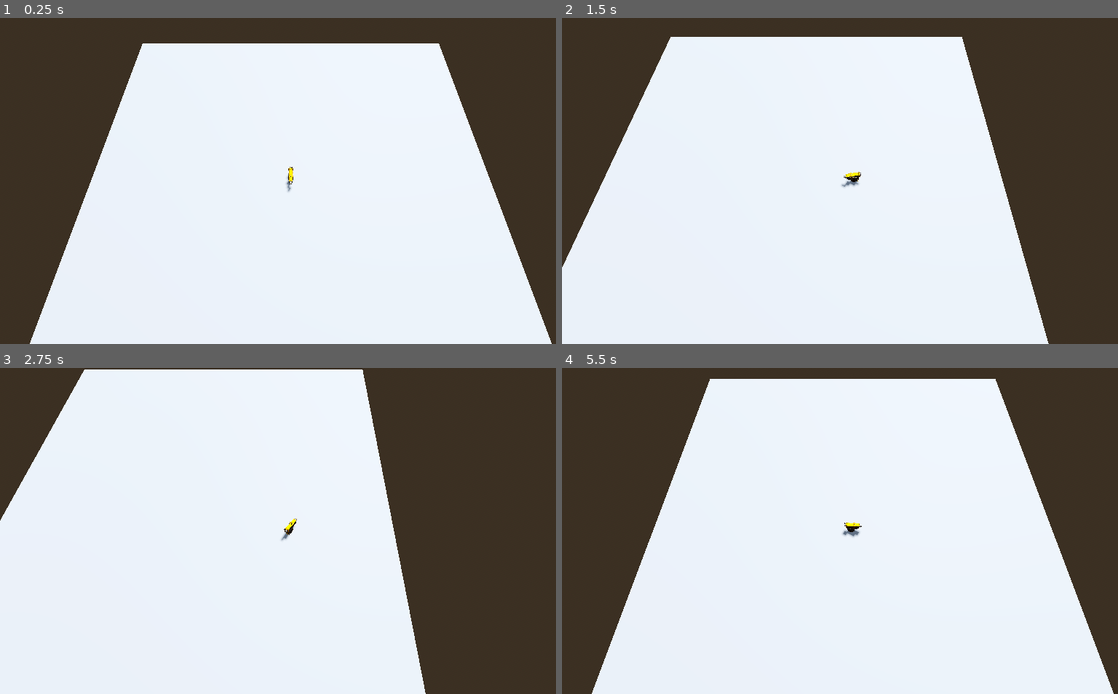
Above: before the commit, frames 1-4 (two rows, left to right).
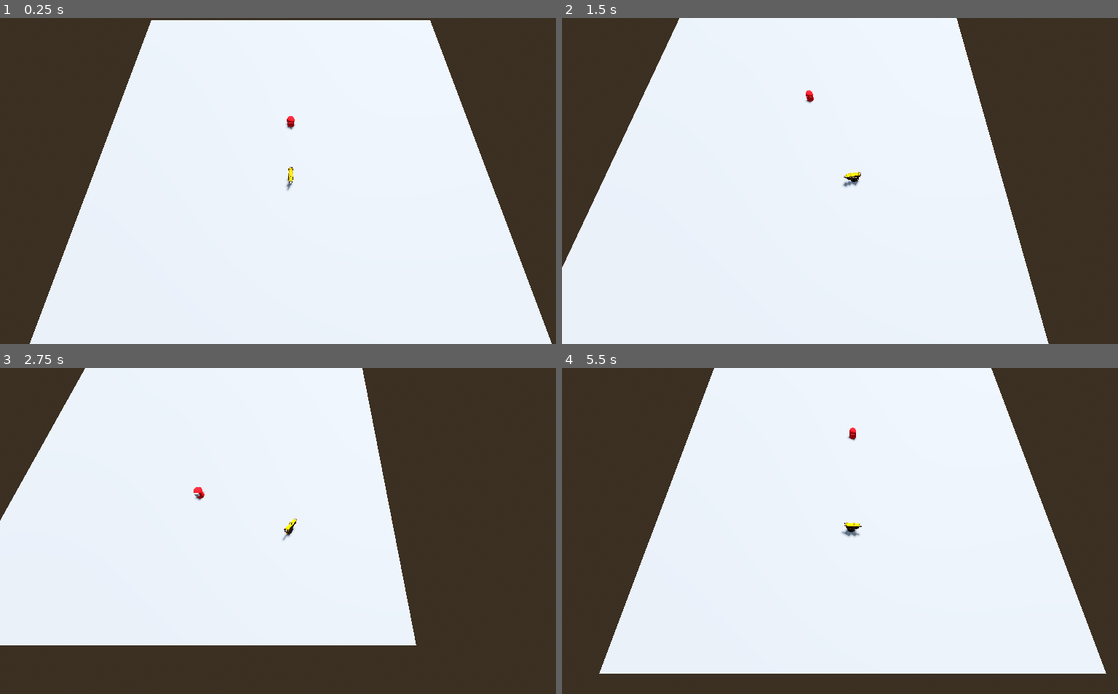
Above: after the commit, the same moments.

Repository: dama33/SkuntPOC
Game: Godot game, scene res://Sample World.tscn
Two runs of this game, one before a commit and one after it. Both use one fixed random seed, a clock stepped at 60 frames per second and the inputs below.
Inputs (mouse positions are in pixels of both pictures, inside the frame that each line leads up to):
- Up to frame 1 (0.25 s): no input
- Up to frame 2 (1.5 s): tap Enter at 0.5 s; move the mouse to (979, 164) at 0.52 s; hold D (right) 0.53-1.28 s; hold E (interact) 0.53-1.28 s; move the mouse to (734, 197) at 1.27 s; hold S (backward) from 1.28 s (still down); tap E (interact) at 1.35 s
- Up to frame 3 (2.75 s): move the mouse to (350, 459) at 2.02 s; release S (backward) at 2.03 s; hold D (right) from 2.03 s (still down); hold E (interact) from 2.03 s (still down)
- Up to frame 4 (5.5 s): move the mouse to (823, 596) at 2.77 s; release D (right) at 2.78 s; release E (interact) at 2.78 s; hold W (forward) 2.78-3.53 s; tap E (interact) at 2.85, 4.35 s; move the mouse to (1029, 579) at 3.52 s; hold E (interact) 3.53-4.28 s; hold A (left) 3.53-5.03 s; move the mouse to (678, 482) at 4.27 s; move the mouse to (884, 531) at 5.02 s; hold S (backward) from 5.03 s (still down); hold E (interact) from 5.03 s (still down)

The runs differ from the first frame. In frame 1, 3.8% of the frame differs, in the area x 15-90%, y 0-54%; in frame 2, 3.0%; in frame 3, 12%, in the area x 0-77%, y 0-100%; in frame 4, 7.5%.

Commit message:
Added interactor shit
Added interactor shit

Diff:
--- a/NPC.tscn
+++ /dev/null
@@ -1,33 +0,0 @@
-[gd_scene load_steps=7 format=3 uid="uid://w8wuwprny2ju"]
-
-[sub_resource type="StandardMaterial3D" id="StandardMaterial3D_d3vo3"]
-albedo_color = Color(0.866667, 0, 0.0705882, 1)
-
-[sub_resource type="CapsuleMesh" id="CapsuleMesh_2887j"]
-material = SubResource("StandardMaterial3D_d3vo3")
-
-[sub_resource type="StandardMaterial3D" id="StandardMaterial3D_sei3x"]
-albedo_color = Color(0.639216, 0.639216, 0.639216, 0.733333)
-
-[sub_resource type="BoxMesh" id="BoxMesh_1j3gf"]
-material = SubResource("StandardMaterial3D_sei3x")
-
-[sub_resource type="StandardMaterial3D" id="StandardMaterial3D_36c6x"]
-albedo_color = Color(0.866667, 0, 0.0705882, 1)
-
-[sub_resource type="BoxMesh" id="BoxMesh_mk76l"]
-material = SubResource("StandardMaterial3D_36c6x")
-size = Vector3(1.25, 1, 1)
-
-[node name="NPC" type="CharacterBody3D"]
-
-[node name="MeshInstance3D" type="MeshInstance3D" parent="."]
-mesh = SubResource("CapsuleMesh_2887j")
-
-[node name="MeshInstance3D" type="MeshInstance3D" parent="MeshInstance3D"]
-transform = Transform3D(0.5, 0, 0, 0, 0.5, 0, 0, 0, 0.5, 0, 0.496617, 0.337102)
-mesh = SubResource("BoxMesh_1j3gf")
-
-[node name="MeshInstance3D2" type="MeshInstance3D" parent="MeshInstance3D"]
-transform = Transform3D(0.5, 0, 0, 0, 0.5, 0, 0, 0, 0.5, 0, 0.224828, -0.357866)
-mesh = SubResource("BoxMesh_mk76l")
--- a/Sample World.tscn
+++ b/Sample World.tscn
@@ -1,6 +1,7 @@
-[gd_scene load_steps=5 format=3 uid="uid://bijvb5jvbycdv"]
+[gd_scene load_steps=6 format=3 uid="uid://bijvb5jvbycdv"]
 
-[ext_resource type="PackedScene" uid="uid://dyrr52wyomdpw" path="res://Player.tscn" id="1_vqsxg"]
+[ext_resource type="PackedScene" uid="uid://dyrr52wyomdpw" path="res://entities/scripts/Player.tscn" id="1_vqsxg"]
+[ext_resource type="PackedScene" uid="uid://w8wuwprny2ju" path="res://entities/scripts/NPC.tscn" id="2_w8j0i"]
 
 [sub_resource type="ProceduralSkyMaterial" id="ProceduralSkyMaterial_faa73"]
 sky_horizon_color = Color(0.64625, 0.65575, 0.67075, 1)
@@ -29,7 +30,6 @@
 size = Vector3(50, 1, 50)
 
 [node name="Player" parent="." instance=ExtResource("1_vqsxg")]
-transform = Transform3D(1, 0, 0, 0, 1, 0, 0, 0, 1, 0, 1, 0)
+transform = Transform3D(1, 0, 0, 0, 1, 0, 0, 0, 1, 0, 1, 5.95976)
 
-[node name="LevelCamera" type="Camera3D" parent="."]
-transform = Transform3D(1, 0, 0, 0, 0.5, 0.866025, 0, -0.866025, 0.5, 0, 25, 10)
+[node name="NPC" parent="." instance=ExtResource("2_w8j0i")]
--- a/Scripts/NPC.gd
+++ /dev/null
@@ -1,23 +0,0 @@
-extends Node
-
-@export var movement_script: GDScript
-
-@export var health = 5
-@export var walkspeed = 10
-
-var velocity = Vector3.ZERO
-var direction = Vector3.BACK
-
-enum STATES {WALKING, TALKING}
-
-# Called when the node enters the scene tree for the first time.
-func _ready():
-	pass # Replace with function body.
-
-
-# Called every frame. 'delta' is the elapsed time since the previous frame.
-func _process(delta):
-	pass
-
-func change_states(new_state):
-	pass
--- /dev/null
+++ b/entities/scripts/NPC.gd
@@ -0,0 +1,47 @@
+extends CharacterBody3D
+
+@export var health = 5
+@export var walkspeed = 10
+
+var direction = Vector3.BACK
+var current_state=STATES.WALKING
+var starting_position
+
+enum STATES {WALKING, TALKING}
+
+# Called when the node enters the scene tree for the first time.
+func _ready():
+	randomize()
+	starting_position = position
+	change_direction()
+
+# Called every frame. 'delta' is the elapsed time since the previous frame.
+func _process(delta):
+	if current_state == STATES.WALKING:
+		position+=direction*walkspeed*delta
+		if position.distance_to(starting_position) > 10:
+			change_direction()
+	look_at(direction)
+
+func choose(array):
+	array.shuffle()
+	return array.front()
+
+func change_states(new_state):
+	pass
+
+func change_direction():
+	if direction == Vector3.BACK:
+		direction = Vector3.FORWARD
+	else:
+		direction = Vector3.BACK
+
+
+func _on_interactable_unfocused(interactor):
+	print("UNFOCUSED")
+
+func _on_interactable_interacted(interactor):
+	print("INTERACTED")
+
+func _on_interactable_focused(interactor):
+	print("FOCUSED")
--- /dev/null
+++ b/entities/scripts/NPC.tscn
@@ -0,0 +1,62 @@
+[gd_scene load_steps=11 format=3 uid="uid://w8wuwprny2ju"]
+
+[ext_resource type="Script" path="res://entities/scripts/NPC.gd" id="1_ag2ep"]
+[ext_resource type="PackedScene" uid="uid://b4px6iojpgrem" path="res://systems/interaction/Interactable.tscn" id="2_tdryi"]
+
+[sub_resource type="CapsuleShape3D" id="CapsuleShape3D_pq1pj"]
+radius = 0.166727
+height = 0.67796
+
+[sub_resource type="StandardMaterial3D" id="StandardMaterial3D_d3vo3"]
+albedo_color = Color(0.866667, 0, 0.0705882, 1)
+
+[sub_resource type="CapsuleMesh" id="CapsuleMesh_2887j"]
+material = SubResource("StandardMaterial3D_d3vo3")
+
+[sub_resource type="StandardMaterial3D" id="StandardMaterial3D_sei3x"]
+albedo_color = Color(0.639216, 0.639216, 0.639216, 0.733333)
+
+[sub_resource type="BoxMesh" id="BoxMesh_1j3gf"]
+material = SubResource("StandardMaterial3D_sei3x")
+
+[sub_resource type="StandardMaterial3D" id="StandardMaterial3D_36c6x"]
+albedo_color = Color(0.866667, 0, 0.0705882, 1)
+
+[sub_resource type="BoxMesh" id="BoxMesh_mk76l"]
+material = SubResource("StandardMaterial3D_36c6x")
+size = Vector3(1.25, 1, 1)
+
+[sub_resource type="CapsuleShape3D" id="CapsuleShape3D_xmf76"]
+height = 2.03112
+
+[node name="NPC" type="CharacterBody3D"]
+script = ExtResource("1_ag2ep")
+
+[node name="Interactable" parent="." instance=ExtResource("2_tdryi")]
+transform = Transform3D(3, 0, 0, 0, 3, 0, 0, 0, 3, 0, 1.12912, 0)
+
+[node name="CollisionShape3D" parent="Interactable" index="0"]
+transform = Transform3D(1, 0, 0, 0, 1, 0, 0, 0, 1, 0, -0.0370762, 0)
+shape = SubResource("CapsuleShape3D_pq1pj")
+
+[node name="MeshInstance3D" type="MeshInstance3D" parent="."]
+transform = Transform3D(1, 0, 0, 0, 1, 0, 0, 0, 1, 0, 1.01549, 0)
+mesh = SubResource("CapsuleMesh_2887j")
+
+[node name="MeshInstance3D" type="MeshInstance3D" parent="MeshInstance3D"]
+transform = Transform3D(0.5, 0, 0, 0, 0.5, 0, 0, 0, 0.5, 0, 0.496617, 0.337102)
+mesh = SubResource("BoxMesh_1j3gf")
+
+[node name="MeshInstance3D2" type="MeshInstance3D" parent="MeshInstance3D"]
+transform = Transform3D(0.5, 0, 0, 0, 0.5, 0, 0, 0, 0.5, 0, 0.224828, -0.357866)
+mesh = SubResource("BoxMesh_mk76l")
+
+[node name="CollisionShape3D" type="CollisionShape3D" parent="."]
+transform = Transform3D(1, 0, 0, 0, 1, 0, 0, 0, 1, 0, 1.00699, 0)
+shape = SubResource("CapsuleShape3D_xmf76")
+
+[connection signal="focused" from="Interactable" to="." method="_on_interactable_focused"]
+[connection signal="interacted" from="Interactable" to="." method="_on_interactable_interacted"]
+[connection signal="unfocused" from="Interactable" to="." method="_on_interactable_unfocused"]
+
+[editable path="Interactable"]
--- a/Scripts/Player.gd
+++ b/entities/scripts/Player.gd
@@ -8,7 +8,6 @@
 var gravity = ProjectSettings.get_setting("physics/3d/default_gravity")
 var ray_origin = Vector3()
 var ray_target = Vector3()
-@export var level_camera: Camera3D
 
 @onready var camera:= $Camera
 
@@ -36,5 +35,4 @@
 		var pos = intersection.get("position")
 		var view_angle = Vector3(pos.x, position.y, pos.z)
 		look_at(view_angle)
-		print(view_angle)
 		camera.look_at_from_position(Vector3(position.x, position.y+25, position.z+10), position, Vector3.UP)
--- a/Player.tscn
+++ b/entities/scripts/Player.tscn
@@ -1,14 +1,18 @@
-[gd_scene load_steps=4 format=3 uid="uid://dyrr52wyomdpw"]
+[gd_scene load_steps=6 format=3 uid="uid://dyrr52wyomdpw"]
 
-[ext_resource type="PackedScene" uid="uid://ckvxm4xeq71ip" path="res://Gun.glb" id="1_lj01p"]
-[ext_resource type="Script" path="res://Scripts/Player.gd" id="2_vip2m"]
+[ext_resource type="PackedScene" uid="uid://ckvxm4xeq71ip" path="res://entities/models/Gun.glb" id="1_avhq4"]
+[ext_resource type="Script" path="res://entities/scripts/Player.gd" id="2_i4no1"]
+[ext_resource type="PackedScene" uid="uid://b4wbl4gmtrfaa" path="res://systems/interaction/PlayerInteractor.tscn" id="3_ovaap"]
 
 [sub_resource type="BoxShape3D" id="BoxShape3D_x7hpy"]
 size = Vector3(1.16063, 1.76062, 0.737793)
 
-[node name="Gun" instance=ExtResource("1_lj01p")]
+[sub_resource type="BoxShape3D" id="BoxShape3D_04q40"]
+size = Vector3(1, 1, 2.10706)
+
+[node name="Gun" instance=ExtResource("1_avhq4")]
 disable_mode = 1
-script = ExtResource("2_vip2m")
+script = ExtResource("2_i4no1")
 
 [node name="Inaly" parent="." index="0"]
 transform = Transform3D(-0.0024086, 0, -0.999997, 0, 1, 0, 0.999997, 0, -0.0024086, 0, 0.840032, 0.232556)
@@ -98,3 +102,15 @@
 [node name="Camera" type="Camera3D" parent="." index="28"]
 transform = Transform3D(1, -8.86205e-09, -1.20899e-08, 1.49012e-08, 0.5, 0.866025, -1.62981e-09, -0.866025, 0.5, 0, 25, 10)
 current = true
+
+[node name="PlayerInteractor" parent="." index="29" node_paths=PackedStringArray("player") instance=ExtResource("3_ovaap")]
+transform = Transform3D(3, 0, 0, 0, 3, 0, 0, 0, 3, 0, 1.17863, 0.0687095)
+collision_layer = 0
+collision_mask = 2
+player = NodePath("..")
+
+[node name="CollisionShape3D" parent="PlayerInteractor" index="0"]
+transform = Transform3D(1, 0, 0, 0, 1, 0, 0, 0, 1, 0, 0, -0.843811)
+shape = SubResource("BoxShape3D_04q40")
+
+[editable path="PlayerInteractor"]
--- /dev/null
+++ b/systems/interaction/Interactable.gd
@@ -0,0 +1,9 @@
+extends Area3D
+
+class_name Interactable
+
+signal focused(interactor: Interactor)
+
+signal unfocused(interactor: Interactor)
+
+signal interacted(interactor: Interactor)
--- /dev/null
+++ b/systems/interaction/Interactable.tscn
@@ -0,0 +1,13 @@
+[gd_scene load_steps=3 format=3 uid="uid://b4px6iojpgrem"]
+
+[ext_resource type="Script" path="res://systems/interaction/Interactable.gd" id="1_jal0p"]
+
+[sub_resource type="BoxShape3D" id="BoxShape3D_r1oc0"]
+
+[node name="Interactable" type="Area3D"]
+collision_layer = 2
+collision_mask = 0
+script = ExtResource("1_jal0p")
+
+[node name="CollisionShape3D" type="CollisionShape3D" parent="."]
+shape = SubResource("BoxShape3D_r1oc0")
--- /dev/null
+++ b/systems/interaction/Interactor.gd
@@ -0,0 +1,29 @@
+extends Area3D
+
+class_name Interactor
+
+var controller: Node3D
+
+func focus(interactable: Interactable):
+	interactable.focused.emit(self)
+
+func unfocus(interactable: Interactable):
+	interactable.unfocused.emit(self)
+
+func interact(interactable: Interactable):
+	interactable.interacted.emit(self)
+
+func get_closest_interactable() -> Interactable:
+	var list: Array[Area3D] = get_overlapping_areas()
+	var distance: float
+	var closest_distance: float = INF
+	var closest: Interactable = null
+
+	for interactable in list:
+		distance = interactable.position.distance_to(global_position)
+
+		if distance < closest_distance:
+			closest = interactable as Interactable
+			closest_distance = distance
+
+	return closest
--- /dev/null
+++ b/systems/interaction/Interactor.tscn
@@ -0,0 +1,13 @@
+[gd_scene load_steps=3 format=3 uid="uid://du4fxsu03fgni"]
+
+[ext_resource type="Script" path="res://systems/interaction/Interactor.gd" id="1_m2r6h"]
+
+[sub_resource type="BoxShape3D" id="BoxShape3D_y58tc"]
+
+[node name="Interactor" type="Area3D"]
+collision_layer = 2
+collision_mask = 0
+script = ExtResource("1_m2r6h")
+
+[node name="CollisionShape3D" type="CollisionShape3D" parent="."]
+shape = SubResource("BoxShape3D_y58tc")
--- /dev/null
+++ b/systems/interaction/PlayerInteractor.gd
@@ -0,0 +1,26 @@
+extends Interactor
+
+@export var player: CharacterBody3D
+
+var cached_closest: Interactable
+
+func _ready():
+	controller = player
+
+func _physics_process(delta):
+	var new_closest: Interactable = get_closest_interactable()
+	if new_closest != cached_closest:
+		if is_instance_valid(cached_closest):
+			unfocus(cached_closest)
+		if new_closest:
+			focus(new_closest)
+		cached_closest = new_closest
+
+func _input(event: InputEvent):
+	if event.is_action_pressed("interact"):
+		if cached_closest:
+			interact(cached_closest)
+
+func _on_area_exited(area: Interactable):
+	if cached_closest == area:
+		unfocus(area)
--- /dev/null
+++ b/systems/interaction/PlayerInteractor.tscn
@@ -0,0 +1,36 @@
+[gd_scene load_steps=3 format=3 uid="uid://b4wbl4gmtrfaa"]
+
+[ext_resource type="PackedScene" uid="uid://du4fxsu03fgni" path="res://systems/interaction/Interactor.tscn" id="1_5suxq"]
+
+[sub_resource type="GDScript" id="GDScript_xhkft"]
+script/source = "extends Interactor
+
+@export var player: CharacterBody3D
+
+var cached_closest: Interactable
+
+func _ready():
+	controller = player
+
+func _physics_process(delta):
+	var new_closest: Interactable = get_closest_interactable()
+	if new_closest != cached_closest:
+		if is_instance_valid(cached_closest):
+			unfocus(cached_closest)
+		if new_closest:
+			focus(new_closest)
+		cached_closest = new_closest
+
+func _input(event: InputEvent):
+	if event.is_action_pressed(\"interact\"):
+		if cached_closest:
+			interact(cached_closest)
+
+func _on_area_exited(area: Interactable):
+	if cached_closest == area:
+		unfocus(area)
+
+"
+
+[node name="PlayerInteractor" instance=ExtResource("1_5suxq")]
+script = SubResource("GDScript_xhkft")
Renamed: Gun.glb -> entities/models/Gun.glb
Not shown, changed: entities/models/Gun.glb.import
Renamed: Gun_PeaShooter_LP_DefaultMaterial_BaseColor.png -> entities/models/Gun_PeaShooter_LP_DefaultMaterial_BaseColor.png
Not shown, changed: entities/models/Gun_PeaShooter_LP_DefaultMaterial_BaseColor.png.import
Renamed: Gun_PeaShooter_LP_DefaultMaterial_Metallic-PeaShooter_LP_DefaultMaterial_Roughness.png -> entities/models/Gun_PeaShooter_LP_DefaultMaterial_Metallic-PeaShooter_LP_DefaultMaterial_Roughness.png
Not shown, changed: entities/models/Gun_PeaShooter_LP_DefaultMaterial_Metallic-PeaShooter_LP_DefaultMaterial_Roughness.png.import
Renamed: Gun_PeaShooter_LP_DefaultMaterial_Normal.png -> entities/models/Gun_PeaShooter_LP_DefaultMaterial_Normal.png
Not shown, changed: entities/models/Gun_PeaShooter_LP_DefaultMaterial_Normal.png.import
